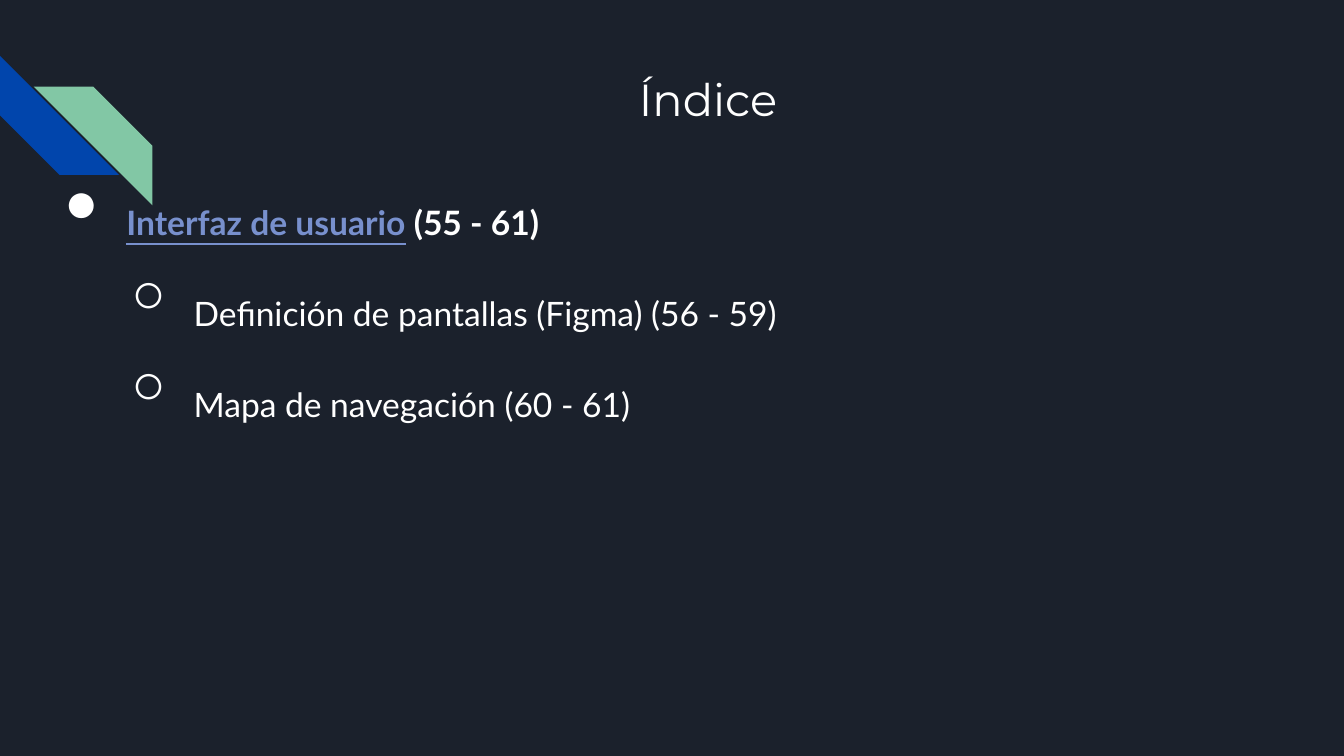
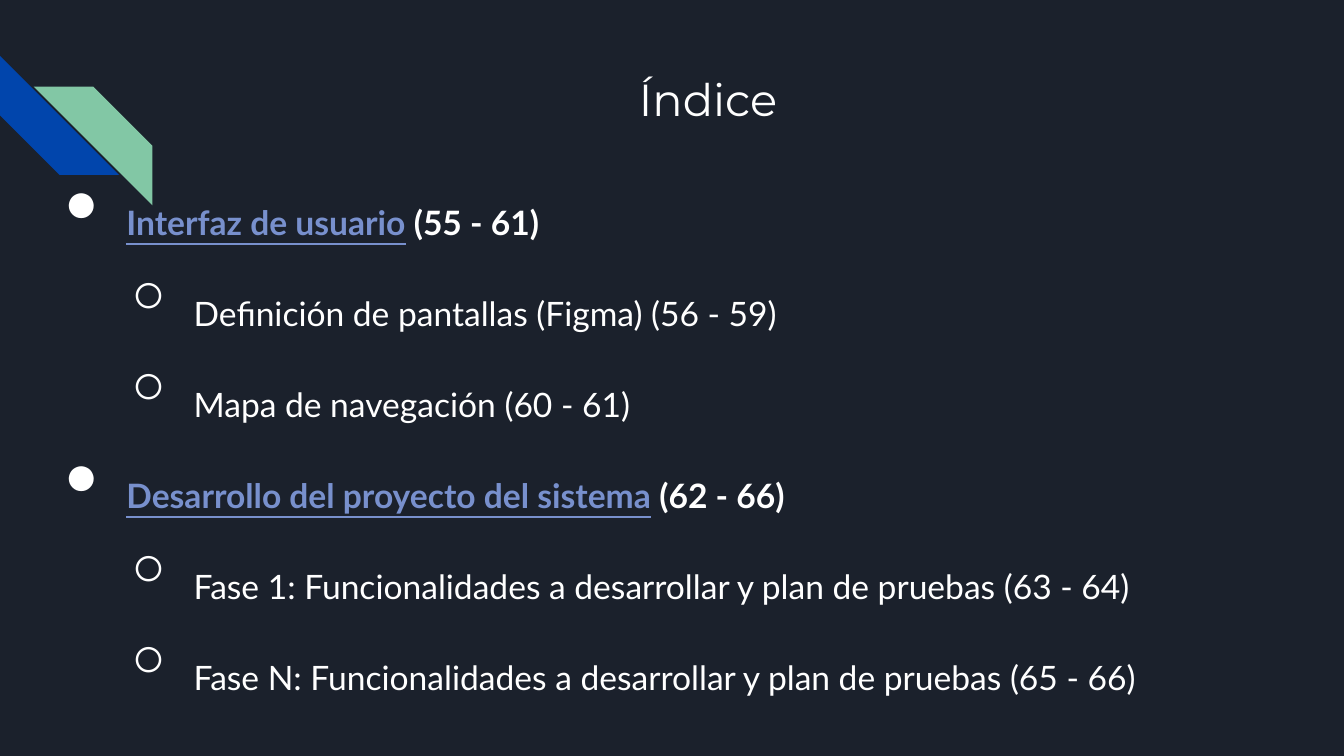
Before and after one commit to Antoniocorser/TFG-Antonio-Cordero, a slide deck: slide 4 of BuyNote.pptx. Drawn at 1344x756 pixels with LibreOffice and Linux fonts; fonts in the diff are those of the drawing. Boxes give left, top, right and bottom in pixels: in the first picture for what was removed or moved away, otherwise in the second. Text is boxed around its words. In the diff, an @@ line names an element or a change of style, - is before the commit and + after.

```diff
--- a/BuyNote.pptx
+++ b/BuyNote.pptx
@@ text at (126,482,1136,696): paragraphs added @@
+● Desarrollo del proyecto del sistema (62 - 66)
+  ○ Fase 1: Funcionalidades a desarrollar y plan de pruebas (63 - 64)
+  ○ Fase N: Funcionalidades a desarrollar y plan de pruebas (65 - 66)
```
Also in this commit, not shown: 1 other slide changed, 1 slide added.
